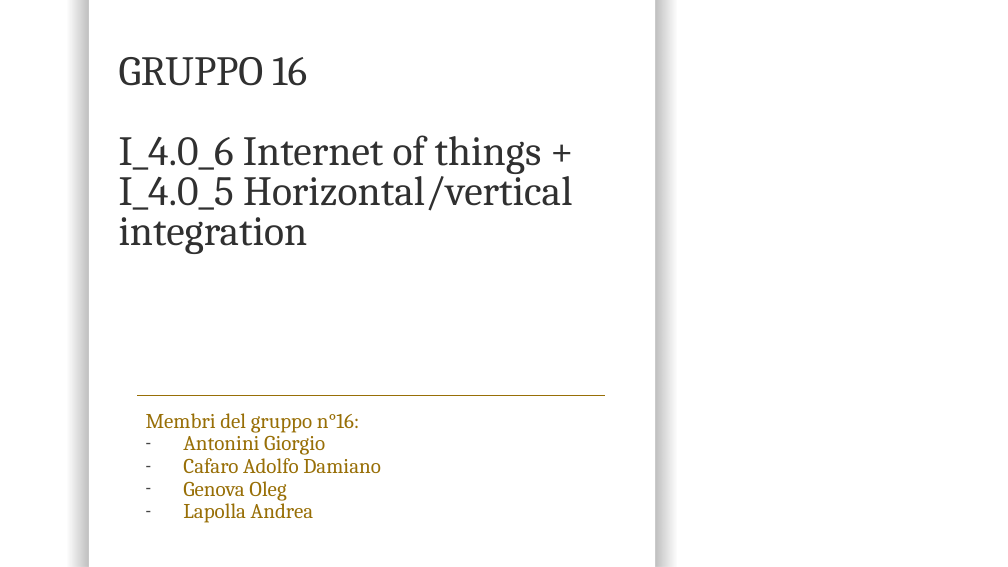
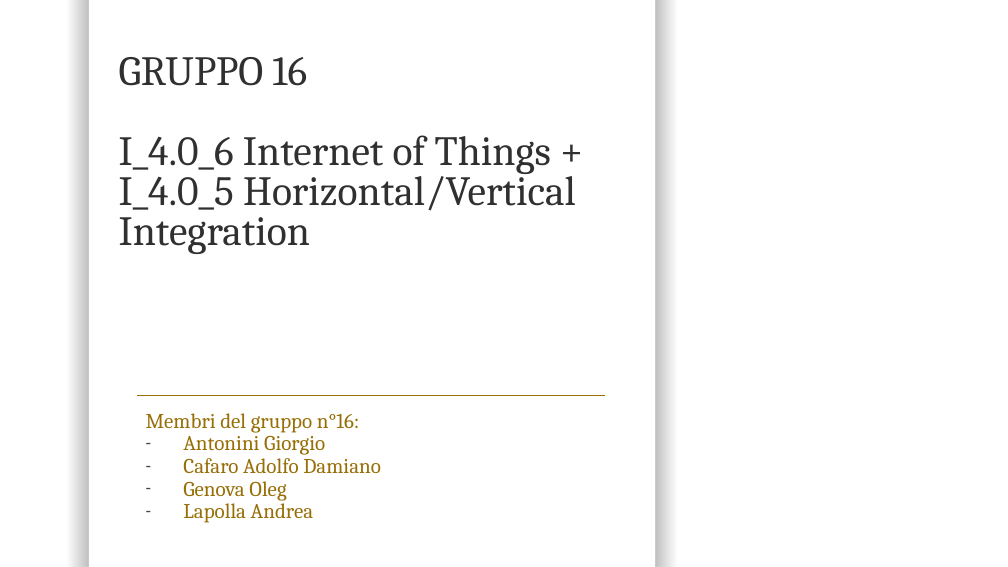
Before and after one commit to AdolfoCA/OI-Project, a slide deck: slide 1 of REPORT.pptx. Drawn at 1008x567 pixels with LibreOffice and Linux fonts; fonts in the diff are those of the drawing; background and template pictures are left out. Boxes give left, top, right and bottom in pixels: in the first picture for what was removed or moved away, otherwise in the second. Text is boxed around its words. In the diff, an @@ line names an element or a change of style, - is before the commit and + after.

```diff
--- a/REPORT.pptx
+++ b/REPORT.pptx
@@ title at <box>119,57,576,254</box>: text changed @@
-GRUPPO 16
-I_4.0_6 Internet of things + I_4.0_5 Horizontal/vertical integration
+GRUPPO 16
+I_4.0_6 Internet of Things + I_4.0_5 Horizontal/Vertical Integration
```
Also in this commit, not shown: 1 other slide changed.
